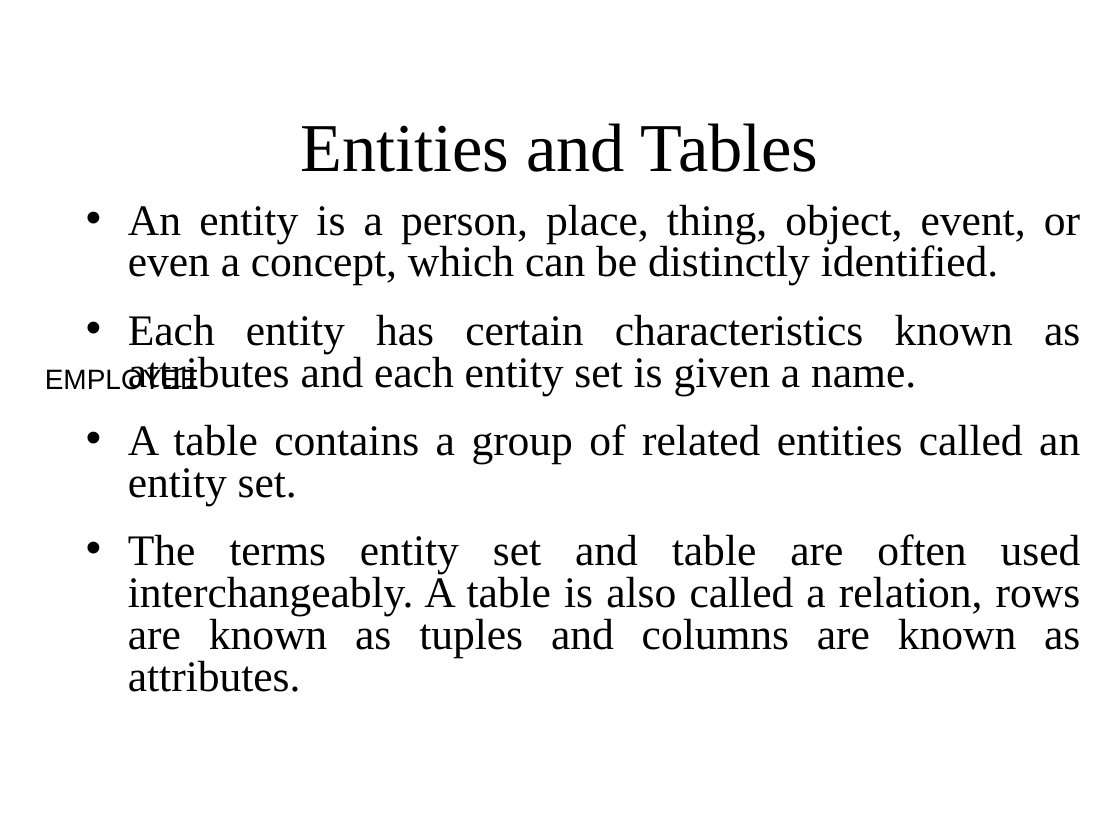
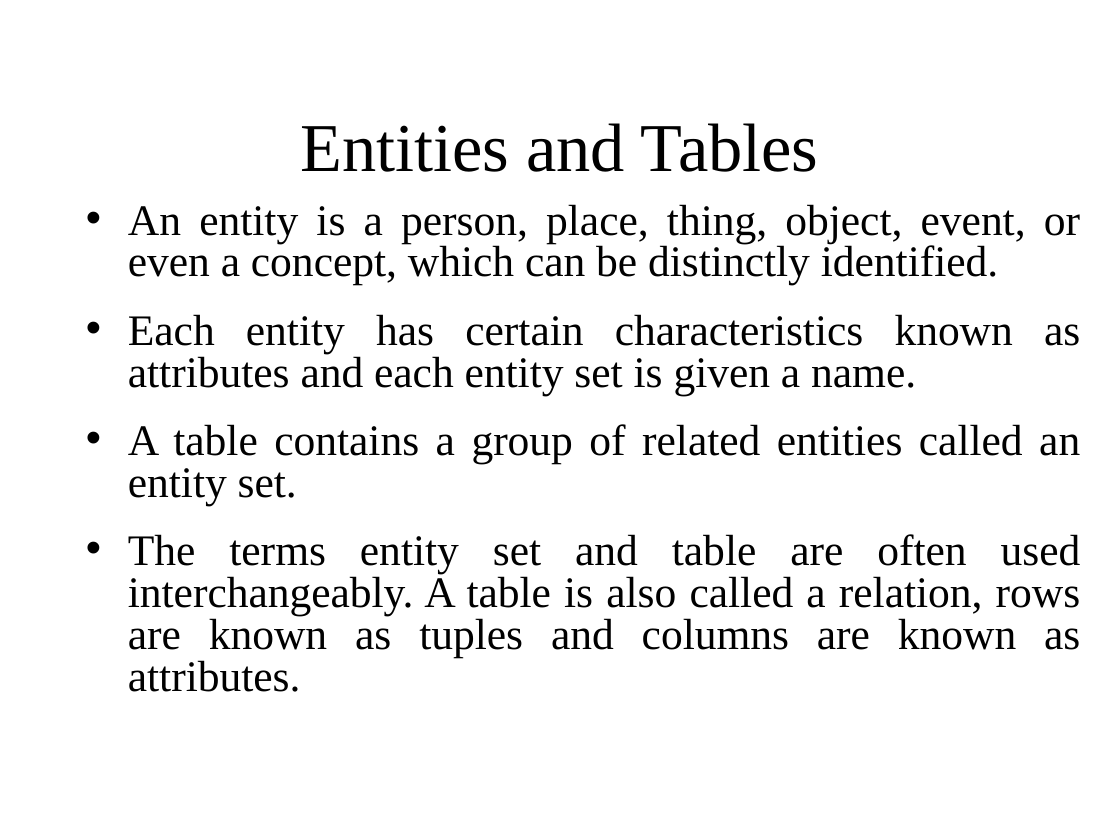
Before and after one commit to Kaleakash/isbm_mysql_training_2025, a slide deck: slide 30 of DBMS and RDBMS Theory.ppt. Drawn at 1120x840 pixels with LibreOffice and Linux fonts; fonts in the diff are those of the drawing. Boxes give left, top, right and bottom in pixels: in the first picture for what was removed or moved away, otherwise in the second. Text is boxed around its words. In the diff, an @@ line names an element or a change of style, - is before the commit and + after.

```diff
--- a/DBMS and RDBMS Theory.ppt
+++ b/DBMS and RDBMS Theory.ppt
@@ text removed at (45, 367, 199, 390) @@
-EMPLOYEE
```
Also in this commit, not shown: 4 other slides changed, 3 other files.
